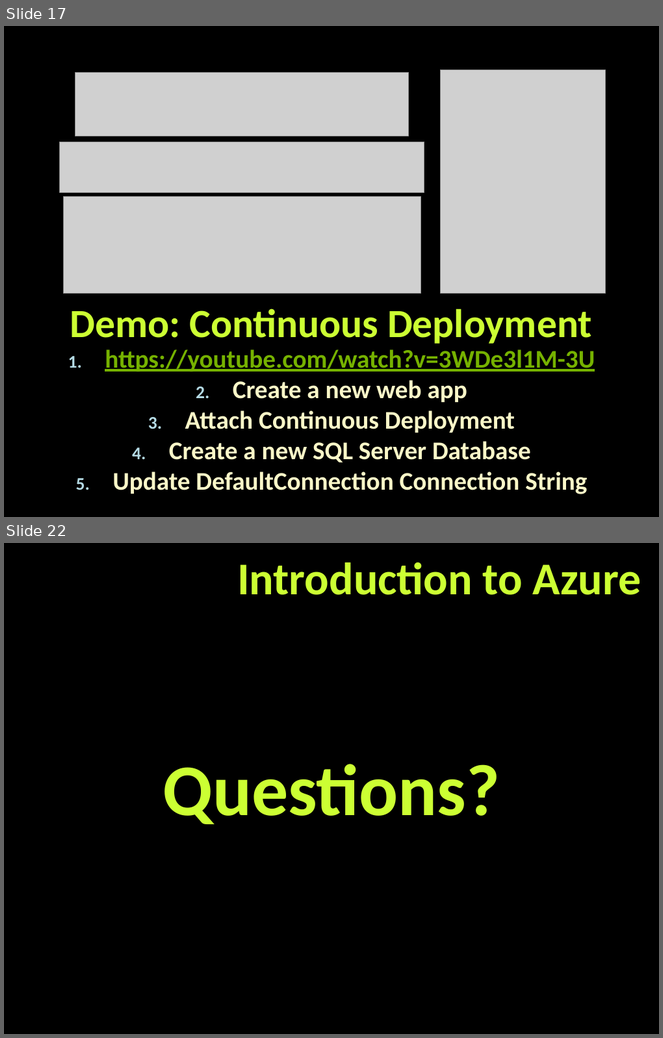
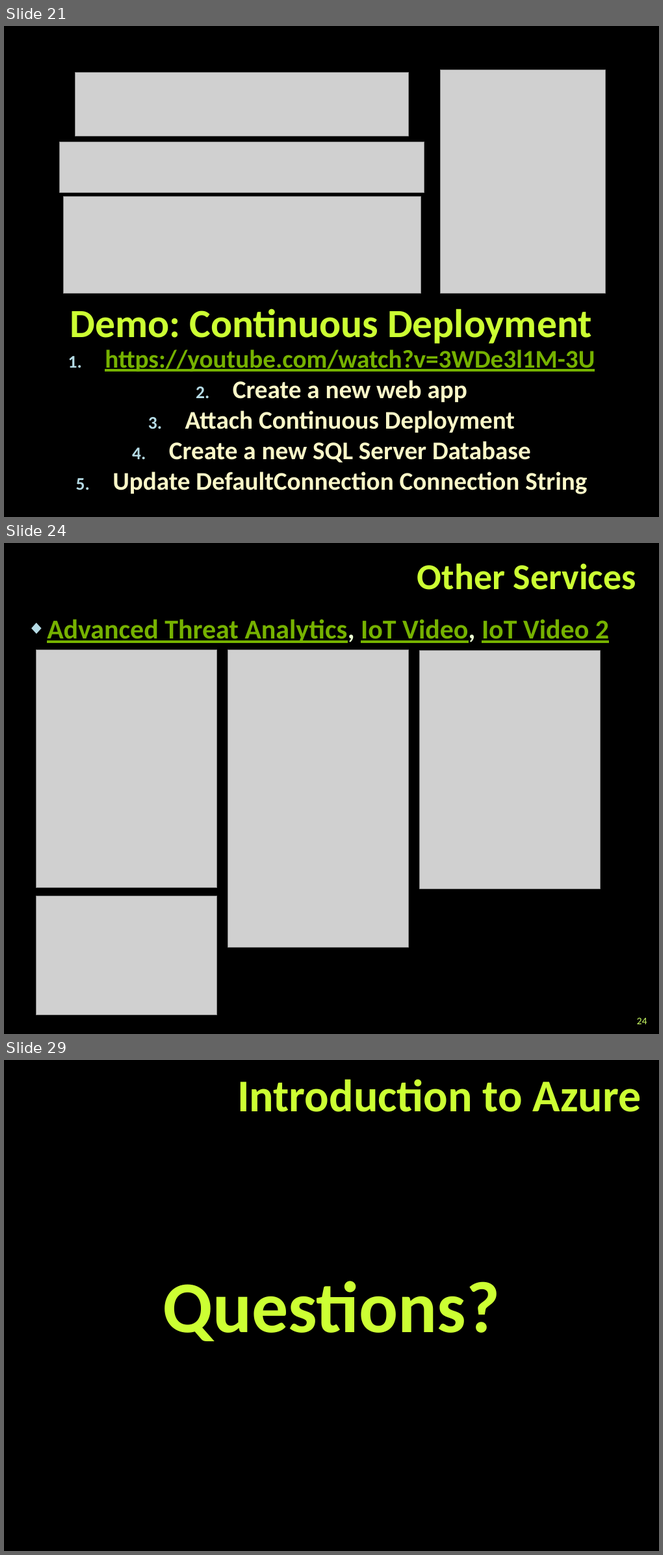
Before and after one commit to TelerikAcademy/Web-Services-and-Cloud, a slide deck: 09. Intro-to-Azure/Intro-to-Azure.pptx. Shown one above the other, each under a label of ours: slides 17 and 22 before the commit, slides 21, 24 and 29 after it; the slides between them are not shown. The pictures are 663x1038 and 663x1555 pixels, drawn with LibreOffice and Linux fonts; fonts in the diff are those of the drawing; grey boxes stand for pictures; background and template pictures are left out. Boxes give left, top, right and bottom in pixels: in the first picture for what was removed or moved away, otherwise in the second. Text is boxed around its words. In the diff, an @@ line names an element or a change of style, - is before the commit and + after.

```diff
--- a/09. Intro-to-Azure/Intro-to-Azure.pptx
+++ b/09. Intro-to-Azure/Intro-to-Azure.pptx
@@ slide 24 added at (4,543,659,1034), background picture (left out) @@
@@ title added at (417,563,636,590), 40 pt, text #CCFF33, bold @@
+Other Services
@@ text added at (47,619,609,643), 30 pt, text #76B200, bold, underline @@
+◆ Advanced Threat Analytics, IoT Video, IoT Video 2
@@ picture added at (36,650,217,888) @@
@@ picture added at (228,650,409,947) @@
@@ picture added at (419,650,600,889) @@
@@ picture added at (36,896,217,1016) @@
@@ page number added at (637,1018,648,1025), 11 pt, text #CCFF66 @@
+24
@@ what was slide 17 is now slide 21 @@
@@ what was slide 22 is now slide 29 @@
```
Also in this commit, not shown: 5 slides changed, 7 other slides added, 1 slide removed.
